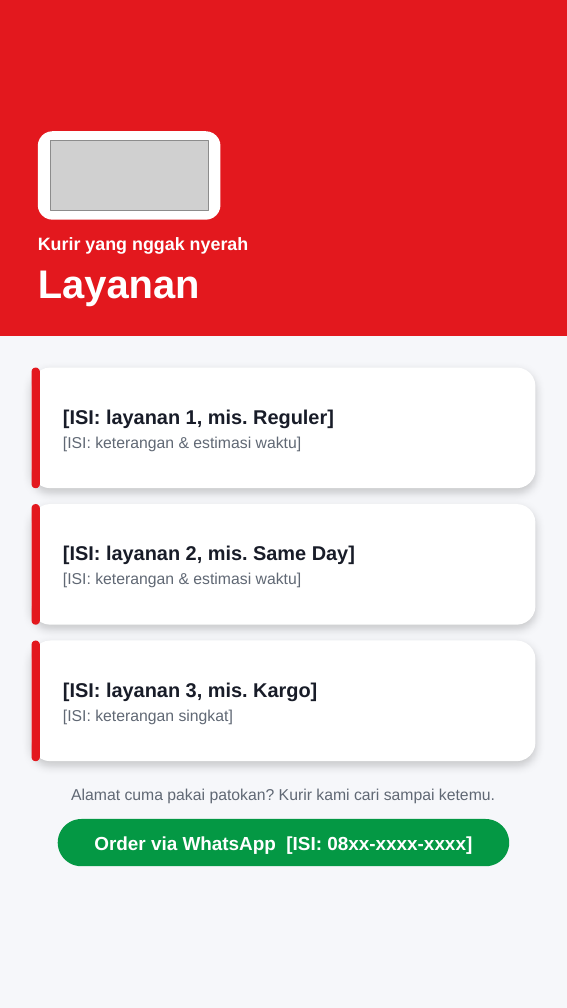
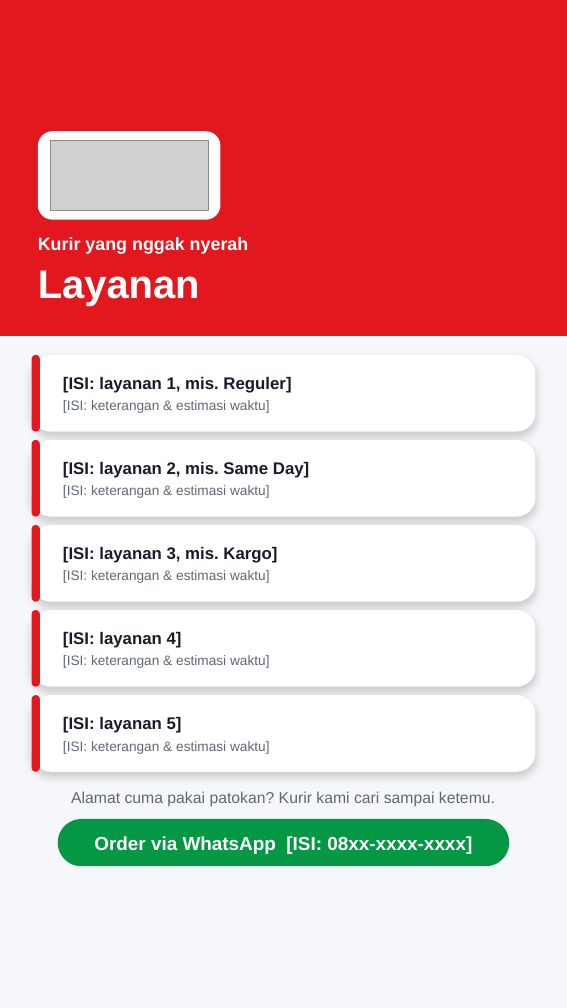
Before and after one commit to fnauli/LinkedERP_Odoo, a slide deck: slide 3 of deliverables/launch/highlights/H8KI_Instagram_Highlights_EDITABLE.pptx. Drawn at 567x1008 pixels with LibreOffice and Linux fonts; fonts in the diff are those of the drawing; grey boxes stand for pictures. Boxes give left, top, right and bottom in pixels: in the first picture for what was removed or moved away, otherwise in the second. Text is boxed around its words. In the diff, an @@ line names an element or a change of style, - is before the commit and + after.

```diff
--- a/deliverables/launch/highlights/H8KI_Instagram_Highlights_EDITABLE.pptx
+++ b/deliverables/launch/highlights/H8KI_Instagram_Highlights_EDITABLE.pptx
@@ rounded rectangle: place and size @@
-rounded rectangle at box(31, 367, 535, 488)
+rounded rectangle at box(31, 355, 535, 431)
@@ rounded rectangle: place and size @@
-rounded rectangle at box(31, 367, 40, 488)
+rounded rectangle at box(31, 355, 40, 431)
@@ text "[ISI: layanan 1, mis. Reguler]": place and size @@
-text "[ISI: layanan 1, mis. Reguler]" at box(63, 409, 334, 452)
+text "[ISI: layanan 1, mis. Reguler]" at box(63, 377, 291, 413)
@@ text "[ISI: layanan 1, mis. Reguler]" at box(63, 377, 291, 413): size 28.5 to 24 pt in "[ISI: layanan 1, mis. Reguler]"; size 22.5 to 19.5 pt in "[ISI: keterangan & estimasi waktu]" @@
@@ rounded rectangle: place and size @@
-rounded rectangle at box(31, 504, 535, 625)
+rounded rectangle at box(31, 440, 535, 517)
@@ rounded rectangle: place and size @@
-rounded rectangle at box(31, 504, 40, 625)
+rounded rectangle at box(31, 440, 40, 517)
@@ text "[ISI: layanan 2, mis. Same ...": place and size @@
-text "[ISI: layanan 2, mis. Same ..." at box(63, 545, 355, 588)
+text "[ISI: layanan 2, mis. Same ..." at box(63, 462, 309, 498)
@@ text "[ISI: layanan 2, mis. Same ..." at box(63, 462, 309, 498): size 28.5 to 24 pt in "[ISI: layanan 2, mis. Same Day]"; size 22.5 to 19.5 pt in "[ISI: keterangan & estimasi waktu]" @@
@@ proportions changed in 3 elements at box(31, 355, 535, 431), box(31, 440, 535, 517), box(31, 525, 535, 602) @@
@@ rounded rectangle: place and size @@
-rounded rectangle at box(31, 641, 535, 762)
+rounded rectangle at box(31, 525, 535, 602)
@@ rounded rectangle: place and size @@
-rounded rectangle at box(31, 641, 40, 762)
+rounded rectangle at box(31, 525, 40, 602)
@@ text "[ISI: layanan 3, mis. Kargo]": place and size @@
-text "[ISI: layanan 3, mis. Kargo]" at box(63, 682, 317, 725)
+text "[ISI: layanan 3, mis. Kargo]" at box(63, 547, 277, 583)
@@ text at box(63, 547, 277, 563): size 28.5 to 24 pt in "[ISI: layanan 3, mis. Kargo]" @@
@@ text at box(63, 570, 269, 583): text changed; size 22.5 to 19.5 pt @@
-[ISI: keterangan singkat]
+[ISI: keterangan & estimasi waktu]
@@ rounded rectangle added at box(31, 610, 535, 686), fill #FFFFFF @@
@@ rounded rectangle added at box(31, 610, 40, 686), fill #E3181E @@
@@ text added at box(63, 632, 269, 668), 19.5 pt, text #606874 @@
+[ISI: layanan 4]
+[ISI: keterangan & estimasi waktu]
@@ rounded rectangle added at box(31, 695, 535, 772), fill #FFFFFF @@
@@ rounded rectangle added at box(31, 695, 40, 772), fill #E3181E @@
@@ text added at box(63, 717, 269, 754), 19.5 pt, text #606874 @@
+[ISI: layanan 5]
+[ISI: keterangan & estimasi waktu]
```
Also in this commit, not shown: 1 other file.
